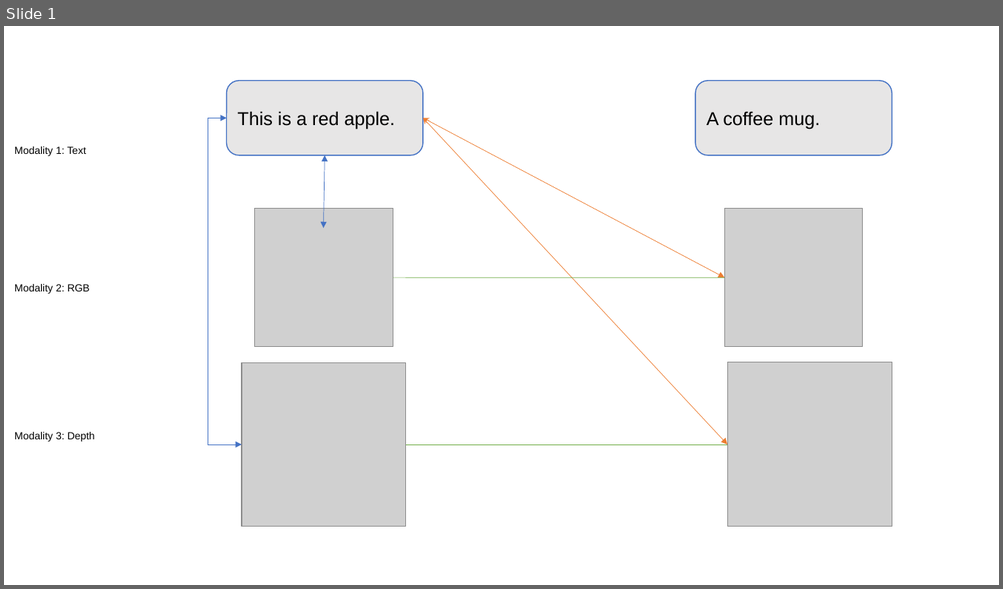
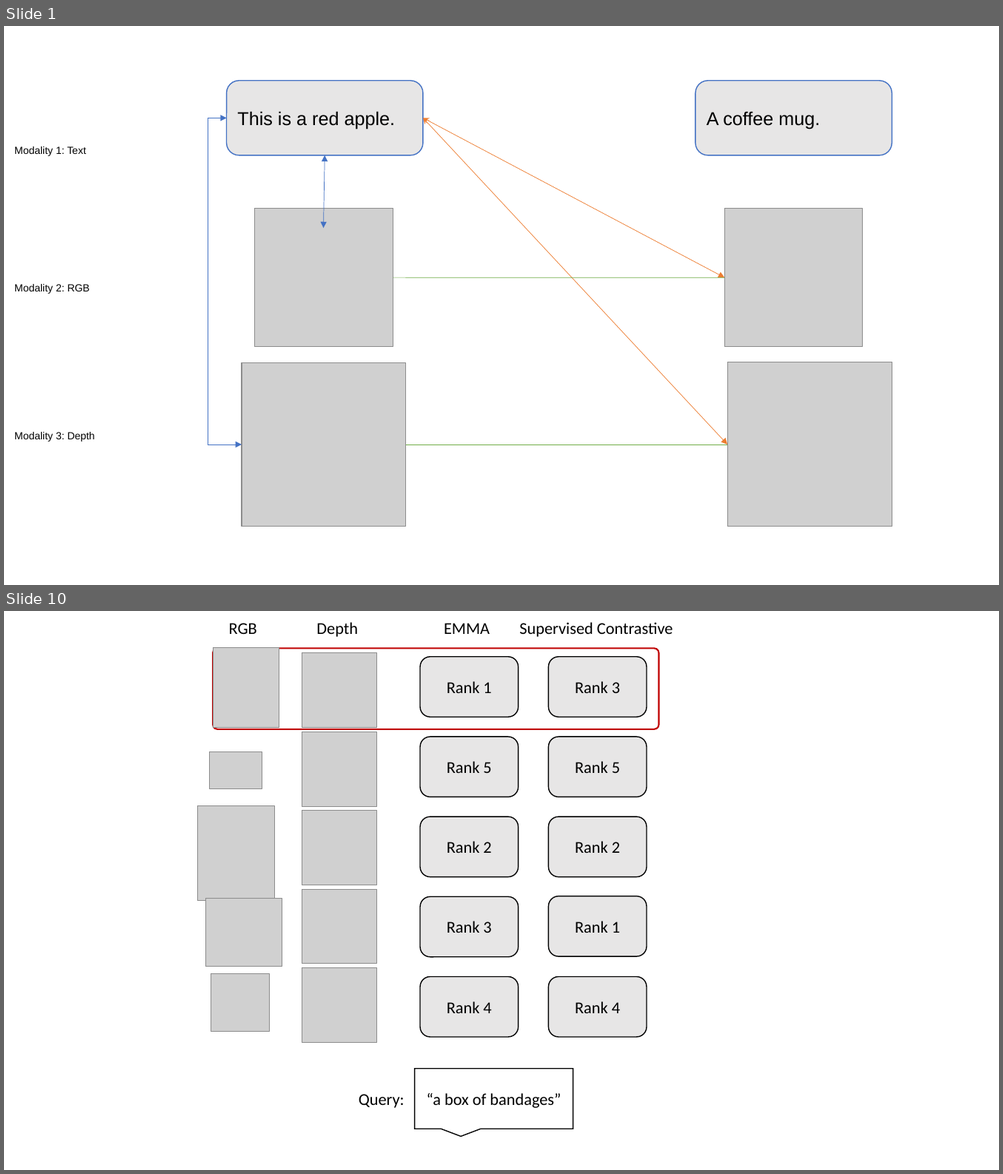
Before and after one commit to kasraprime/EMMA, a slide deck: Paper/Figures/MMA-paper.pptx. Shown one above the other, each under a label of ours: slide 1 before the commit, slides 1 and 10 after it; the slides between them are not shown. The pictures are 1003x589 and 1003x1174 pixels, drawn with LibreOffice and Linux fonts; fonts in the diff are those of the drawing; grey boxes stand for pictures. Boxes give left, top, right and bottom in pixels: in the first picture for what was removed or moved away, otherwise in the second. Text is boxed around its words. In the diff, an @@ line names an element or a change of style, - is before the commit and + after.

```diff
--- a/Paper/Figures/MMA-paper.pptx
+++ b/Paper/Figures/MMA-paper.pptx
@@ slide 10 added at [4, 611, 999, 1170], background #FFFFFF @@
@@ text added at [229, 622, 673, 637], 16 pt, text #000000 @@
+RGB Depth EMMA Supervised Contrastive
@@ rounded rectangle added at [213, 648, 659, 729], outline #C00000 1.5 pt @@
@@ picture added at [213, 648, 279, 728] @@
@@ picture added at [302, 652, 377, 727] @@
@@ rounded rectangle added at [421, 657, 519, 717], fill #E7E6E6, outline #000000 1 pt, 16 pt, text #000000 @@
+Rank 1
@@ rounded rectangle added at [549, 657, 647, 717], fill #E7E6E6, outline #000000 1 pt, 16 pt, text #000000 @@
+Rank 3
@@ picture added at [302, 732, 377, 806] @@
@@ rounded rectangle added at [421, 737, 519, 797], fill #E7E6E6, outline #000000 1 pt, 16 pt, text #000000 @@
+Rank 5
@@ rounded rectangle added at [549, 737, 647, 797], fill #E7E6E6, outline #000000 1 pt, 16 pt, text #000000 @@
+Rank 5
@@ picture added at [210, 752, 262, 789] @@
@@ picture added at [197, 806, 274, 901] @@
@@ picture added at [302, 811, 377, 886] @@
@@ rounded rectangle added at [421, 817, 519, 877], fill #E7E6E6, outline #000000 1 pt, 16 pt, text #000000 @@
+Rank 2
@@ rounded rectangle added at [549, 817, 647, 877], fill #E7E6E6, outline #000000 1 pt, 16 pt, text #000000 @@
+Rank 2
@@ picture added at [205, 899, 282, 967] @@
@@ picture added at [302, 889, 377, 964] @@
@@ rounded rectangle added at [421, 897, 519, 957], fill #E7E6E6, outline #000000 1 pt, 16 pt, text #000000 @@
+Rank 3
@@ rounded rectangle added at [549, 897, 647, 957], fill #E7E6E6, outline #000000 1 pt, 16 pt, text #000000 @@
+Rank 1
@@ picture added at [210, 974, 270, 1033] @@
@@ picture added at [302, 968, 377, 1043] @@
@@ rounded rectangle added at [421, 977, 519, 1038], fill #E7E6E6, outline #000000 1 pt, 16 pt, text #000000 @@
+Rank 4
@@ rounded rectangle added at [549, 977, 647, 1038], fill #E7E6E6, outline #000000 1 pt, 16 pt, text #000000 @@
+Rank 4
@@ speech box added at [415, 1069, 572, 1130], fill #FFFFFF, outline #000000 1 pt, 16 pt, text #000000 @@
+“a box of bandages”
@@ text added at [358, 1094, 404, 1108], 16 pt, text #000000 @@
+Query:
```
Also in this commit, not shown: 1 slide changed, 7 other slides added, 16 other files.
